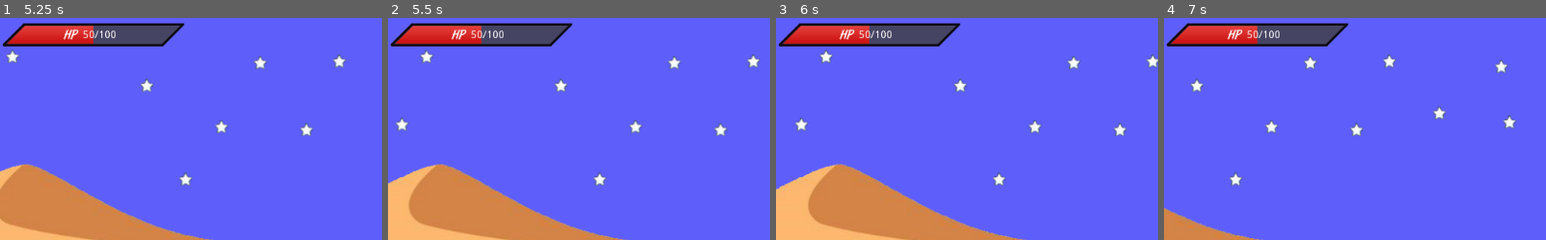
Above: before the commit, frames 1-4 (left to right).
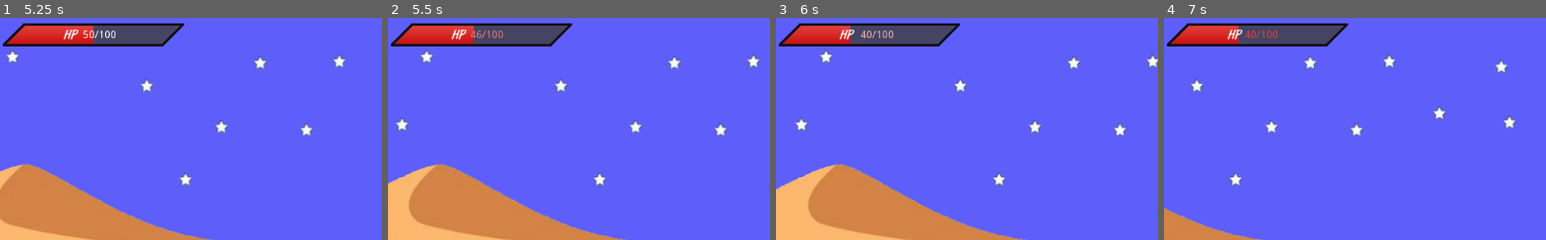
Above: after the commit, the same moments.

Repository: GFinformaticien/26_02GameJam
Game: Godot game, scene res://scenes/levels/principale.tscn
The game is run twice, just before and just after one commit, with the same random seed, the same clock (stepped at 60 frames per second) and the same inputs.
Inputs:
- Up to frame 1 (5.25 s): tap Enter at 0.5 s; hold Right (ui_right) 0.53-1.28 s; hold Shift 0.53-1.28 s; hold Left (ui_left) 1.28-2.03 s; tap 1 at 1.35, 4.35 s; hold 2 2.03-2.78 s; hold Right (ui_right) 2.03-3.53 s; tap Ctrl at 2.85 s; hold Shift 3.53-4.28 s; hold Left (ui_left) from 3.53 s (still down); hold 2 from 5.03 s (still down)
- Up to frame 2 (5.5 s): keep holding Left (ui_left); keep holding 2
- Up to frame 3 (6 s): release Left (ui_left) at 5.78 s; release 2 at 5.78 s; hold Right (ui_right) from 5.78 s (still down); tap Ctrl at 5.85 s
- Up to frame 4 (7 s): keep holding Right (ui_right); hold Shift from 6.53 s (still down)
The pictures show only the part of the screen within x 0-50%, y 0-50%; the shares and areas given below are measured in that part.

Frame 1 is identical in both runs. In frame 2, 0.3% of the frame differs, in the area x 21-31%, y 3-13%; in frame 3, 0.6%, in the area x 19-31%, y 3-13%; in frame 4, 0.6%.

Commit message:
script damage dealing made

Diff:
--- a/scenes/mobs/Cat.tscn
+++ b/scenes/mobs/Cat.tscn
@@ -247,7 +247,7 @@
 "values": [ 0.0, -24.2433, -24.2433, 0.0 ]
 }
 tracks/20/type = "value"
-tracks/20/path = NodePath("hitbox/CollisionShape2D:rotation_degrees")
+tracks/20/path = NodePath("hurtbox/CollisionShape2D:rotation_degrees")
 tracks/20/interp = 1
 tracks/20/loop_wrap = true
 tracks/20/imported = false
@@ -259,7 +259,7 @@
 "values": [ 0.0, -42.1651, -63.5191, 0.0 ]
 }
 tracks/21/type = "value"
-tracks/21/path = NodePath("hitbox/CollisionShape2D:position")
+tracks/21/path = NodePath("hurtbox/CollisionShape2D:position")
 tracks/21/interp = 1
 tracks/21/loop_wrap = true
 tracks/21/imported = false
@@ -271,7 +271,7 @@
 "values": [ Vector2( 100.794, 70.5556 ), Vector2( 36.504, 88.8107 ), Vector2( 23.0567, 133.987 ), Vector2( 100.794, 70.5556 ) ]
 }
 tracks/22/type = "value"
-tracks/22/path = NodePath("hurtbox/attack:position")
+tracks/22/path = NodePath("hitbox/attack:position")
 tracks/22/interp = 1
 tracks/22/loop_wrap = true
 tracks/22/imported = false
@@ -283,7 +283,7 @@
 "values": [ Vector2( 20.6362, 58.7338 ), Vector2( -67.3638, 81.7338 ), Vector2( -109.364, 136.734 ), Vector2( 20.6362, 58.7338 ) ]
 }
 tracks/23/type = "value"
-tracks/23/path = NodePath("hurtbox/attack:rotation_degrees")
+tracks/23/path = NodePath("hitbox/attack:rotation_degrees")
 tracks/23/interp = 1
 tracks/23/loop_wrap = true
 tracks/23/imported = false
@@ -295,7 +295,7 @@
 "values": [ 0.0, -44.296, -87.9753, 0.0 ]
 }
 tracks/24/type = "value"
-tracks/24/path = NodePath("hurtbox/attack:disabled")
+tracks/24/path = NodePath("hitbox/attack:disabled")
 tracks/24/interp = 1
 tracks/24/loop_wrap = true
 tracks/24/imported = false
@@ -307,10 +307,10 @@
 "values": [ true, false, false, true ]
 }
 
-[sub_resource type="Animation" id=6]
+[sub_resource type="Animation" id=2]
 resource_name = "die"
 tracks/0/type = "value"
-tracks/0/path = NodePath("hitbox/CollisionShape2D:disabled")
+tracks/0/path = NodePath("hurtbox/CollisionShape2D:disabled")
 tracks/0/interp = 1
 tracks/0/loop_wrap = true
 tracks/0/imported = false
@@ -394,7 +394,7 @@
 "values": [ 0.0, 61.0267, 175.617, 61.0267, 93.1756 ]
 }
 
-[sub_resource type="Animation" id=4]
+[sub_resource type="Animation" id=3]
 resource_name = "hurt"
 length = 1.603
 tracks/0/type = "value"
@@ -518,7 +518,7 @@
 "values": [ Vector2( -28.9119, 16.0835 ), Vector2( -28.9119, 16.0835 ) ]
 }
 tracks/10/type = "value"
-tracks/10/path = NodePath("hitbox/CollisionShape2D:rotation_degrees")
+tracks/10/path = NodePath("hurtbox/CollisionShape2D:rotation_degrees")
 tracks/10/interp = 1
 tracks/10/loop_wrap = true
 tracks/10/imported = false
@@ -530,7 +530,7 @@
 "values": [ 0.0, 35.8238, 54.3039, 77.8204, 75.4104, 0.0 ]
 }
 tracks/11/type = "value"
-tracks/11/path = NodePath("hitbox/CollisionShape2D:position")
+tracks/11/path = NodePath("hurtbox/CollisionShape2D:position")
 tracks/11/interp = 1
 tracks/11/loop_wrap = true
 tracks/11/imported = false
@@ -542,7 +542,7 @@
 "values": [ Vector2( 100.794, 70.5556 ), Vector2( 104.097, 56.8694 ), Vector2( 141.38, 94.1525 ), Vector2( 153.462, 98.8718 ), Vector2( 217.457, 151.414 ), Vector2( 209.056, 166.123 ), Vector2( 193.734, 154.088 ), Vector2( 100.794, 70.5556 ) ]
 }
 
-[sub_resource type="Animation" id=5]
+[sub_resource type="Animation" id=4]
 resource_name = "taunt"
 length = 1.265
 tracks/0/type = "value"
@@ -594,7 +594,7 @@
 "values": [ -36.9, -36.9, -110.792, -45.7342, -36.9, -36.9 ]
 }
 tracks/4/type = "value"
-tracks/4/path = NodePath("hitbox/CollisionShape2D:position")
+tracks/4/path = NodePath("hurtbox/CollisionShape2D:position")
 tracks/4/interp = 1
 tracks/4/loop_wrap = true
 tracks/4/imported = false
@@ -606,7 +606,7 @@
 "values": [ Vector2( 100.794, 70.5556 ), Vector2( 189.518, 150.785 ), Vector2( 189.518, 150.785 ), Vector2( 100.794, 70.5556 ) ]
 }
 tracks/5/type = "value"
-tracks/5/path = NodePath("hitbox/CollisionShape2D:rotation_degrees")
+tracks/5/path = NodePath("hurtbox/CollisionShape2D:rotation_degrees")
 tracks/5/interp = 1
 tracks/5/loop_wrap = true
 tracks/5/imported = false
@@ -618,8 +618,7 @@
 "values": [ 0.0, 89.4915, 89.4915, 0.0 ]
 }
 
-[sub_resource type="Animation" id=2]
-resource_name = "walk"
+[sub_resource type="Animation" id=5]
 length = 0.862
 tracks/0/type = "value"
 tracks/0/path = NodePath("Skeleton2D/Torso/FootL:rotation_degrees")
@@ -730,8 +729,14 @@
 "values": [ Vector2( -2.06927, -65.7272 ), Vector2( 0.0496864, -53.0136 ), Vector2( 0.261552, -52.8018 ), Vector2( -2.06927, -65.7272 ) ]
 }
 
-[sub_resource type="RectangleShape2D" id=3]
+[sub_resource type="RectangleShape2D" id=6]
 extents = Vector2( 38.8848, 111.229 )
+
+[sub_resource type="GDScript" id=8]
+script/source = "extends RigidBody2D
+
+export var damage = 5
+"
 
 [sub_resource type="RectangleShape2D" id=7]
 extents = Vector2( 40.5366, 42.771 )
@@ -852,7 +857,6 @@
 [node name="PawL" type="Bone2D" parent="Skeleton2D/Torso/ArmL/ForearmL"]
 position = Vector2( -15.669, -183.867 )
 rotation = -3.59055
-scale = Vector2( 1, 1 )
 rest = Transform2D( -0.932324, 0.361625, -0.361625, -0.932324, -15.669, -183.867 )
 default_length = 61.0
 
@@ -867,7 +871,6 @@
 [node name="PawR" type="Bone2D" parent="Skeleton2D/Torso/ArmR/ForearmR"]
 position = Vector2( -47.1538, -145.313 )
 rotation = -3.71456
-scale = Vector2( 1, 1 )
 rest = Transform2D( -0.911403, 0.411514, -0.411514, -0.911403, -47.1538, -145.313 )
 default_length = 59.0
 
@@ -882,14 +885,12 @@
 [node name="EarL" type="Bone2D" parent="Skeleton2D/Torso/Neck/Head"]
 position = Vector2( 85.0428, -106.7 )
 rotation = -1.24267
-scale = Vector2( 1, 1 )
 rest = Transform2D( 0.322266, -0.946649, 0.946649, 0.322266, 85.0428, -106.7 )
 default_length = 70.0
 
 [node name="EarR" type="Bone2D" parent="Skeleton2D/Torso/Neck/Head"]
 position = Vector2( -57.4189, -153.046 )
 rotation = -1.26885
-scale = Vector2( 1, 1 )
 rest = Transform2D( 0.297375, -0.954761, 0.954761, 0.297375, -57.4189, -153.046 )
 default_length = 60.0
 
@@ -909,33 +910,36 @@
 [node name="FootL" type="Bone2D" parent="Skeleton2D/Torso"]
 position = Vector2( 90.6476, 0.0183792 )
 rotation = 2.39634
-scale = Vector2( 1, 1 )
 rest = Transform2D( -0.734915, 0.67816, -0.67816, -0.734915, 90.6476, 0.0183792 )
 default_length = 68.0
 
 [node name="FootR" type="Bone2D" parent="Skeleton2D/Torso"]
 position = Vector2( -28.9119, 16.0835 )
 rotation = 2.99499
-scale = Vector2( 1, 1 )
 rest = Transform2D( -0.989272, 0.146083, -0.146083, -0.989272, -28.9119, 16.0835 )
 default_length = 78.0
 
 [node name="AnimationPlayer" type="AnimationPlayer" parent="."]
 anims/attack = SubResource( 1 )
-anims/die = SubResource( 6 )
-anims/hurt = SubResource( 4 )
-anims/taunt = SubResource( 5 )
-anims/walk = SubResource( 2 )
+anims/die = SubResource( 2 )
+anims/hurt = SubResource( 3 )
+anims/taunt = SubResource( 4 )
+anims/walk = SubResource( 5 )
+
+[node name="hurtbox" type="RigidBody2D" parent="."]
+mode = 3
+contacts_reported = 2
+contact_monitor = true
+
+[node name="CollisionShape2D" type="CollisionShape2D" parent="hurtbox"]
+position = Vector2( 100.794, 70.5556 )
+shape = SubResource( 6 )
 
 [node name="hitbox" type="RigidBody2D" parent="."]
-
-[node name="CollisionShape2D" type="CollisionShape2D" parent="hitbox"]
-position = Vector2( 100.794, 70.5556 )
-shape = SubResource( 3 )
-
-[node name="hurtbox" type="RigidBody2D" parent="."]
-
-[node name="attack" type="CollisionShape2D" parent="hurtbox"]
+mode = 3
+script = SubResource( 8 )
+
+[node name="attack" type="CollisionShape2D" parent="hitbox"]
 position = Vector2( 20.6362, 58.7338 )
 shape = SubResource( 7 )
 disabled = true
--- a/scenes/mobs/ia.tscn
+++ b/scenes/mobs/ia.tscn
@@ -444,6 +444,12 @@
 "values": [ Vector2( 130.864, -262.669 ) ]
 }
 
+[sub_resource type="GDScript" id=9]
+script/source = "extends RigidBody2D
+
+export var damage = 10
+"
+
 [sub_resource type="CircleShape2D" id=7]
 radius = 170.0
 
@@ -461,6 +467,9 @@
 
 [node name="hurtbox" type="RigidBody2D" parent="."]
 position = Vector2( 0.545455, 0 )
+mode = 3
+contacts_reported = 2
+contact_monitor = true
 
 [node name="CollisionShape2D" type="CollisionShape2D" parent="hurtbox"]
 position = Vector2( -1, 0 )
@@ -518,7 +527,6 @@
 [node name="BoneForearmL" type="Bone2D" parent="Skeleton2D/BoneHips/BoneChest/BoneArmL"]
 position = Vector2( 162.098, 153.622 )
 rotation = 2.00713
-scale = Vector2( 1, 1 )
 rest = Transform2D( -0.422618, 0.906308, -0.906308, -0.422618, 162.098, 153.622 )
 default_length = 200.0
 
@@ -533,7 +541,6 @@
 [node name="BoneFootL" type="Bone2D" parent="Skeleton2D/BoneHips/BoneLegL/BoneCalfL"]
 position = Vector2( -26.4866, 158.92 )
 rotation = 0.0959932
-scale = Vector2( 1, 1 )
 rest = Transform2D( 0.995396, 0.0958458, -0.0958458, 0.995396, -26.4866, 158.92 )
 default_length = 55.0
 
@@ -548,7 +555,6 @@
 [node name="BoneFootR" type="Bone2D" parent="Skeleton2D/BoneHips/BoneLegR/BoneCalfR"]
 position = Vector2( -32.8433, 179.049 )
 rotation = 0.349066
-scale = Vector2( 1, 1 )
 rest = Transform2D( 0.939693, 0.34202, -0.34202, 0.939693, -32.8433, 179.049 )
 default_length = 55.0
 
@@ -562,6 +568,8 @@
 anims/taunt = SubResource( 6 )
 
 [node name="hitbox" type="RigidBody2D" parent="."]
+mode = 3
+script = SubResource( 9 )
 
 [node name="spebox" type="CollisionShape2D" parent="hitbox"]
 position = Vector2( -1, 0 )
--- a/scenes/player/UFTKA.tscn
+++ b/scenes/player/UFTKA.tscn
@@ -719,12 +719,16 @@
 anims/roullade = SubResource( 4 )
 
 [node name="hitbox_player" type="RigidBody2D" parent="."]
+mode = 3
+contacts_reported = 3
+contact_monitor = true
 
 [node name="CollisionShape2D" type="CollisionShape2D" parent="hitbox_player"]
 position = Vector2( -0.26487, 2.00227 )
 shape = SubResource( 5 )
 
 [node name="hurtbox" type="RigidBody2D" parent="."]
+mode = 3
 
 [node name="punch_player_box" type="CollisionShape2D" parent="hurtbox"]
 position = Vector2( 99.1922, -50.2965 )
@@ -739,3 +743,4 @@
 
 [node name="Health" type="Node" parent="."]
 script = ExtResource( 3 )
+[connection signal="body_entered" from="hitbox_player" to="." method="_on_hitbox_player_body_entered"]
--- a/scripts/Player.gd
+++ b/scripts/Player.gd
@@ -59,3 +59,8 @@
 		$AnimationPlayer.stop()
 		# TODO: Play the die animation
 		# $AnimationPlayer.play("roullade")
+
+
+func _on_hitbox_player_body_entered(body):
+	if(body.name == "hitbox"):
+		$Health.take_damage(body.damage)
Not shown: 1 places in scenes/mobs/Cat.tscn that only renumber resources
Not shown: 1 places in scenes/mobs/ia.tscn that only renumber resources
